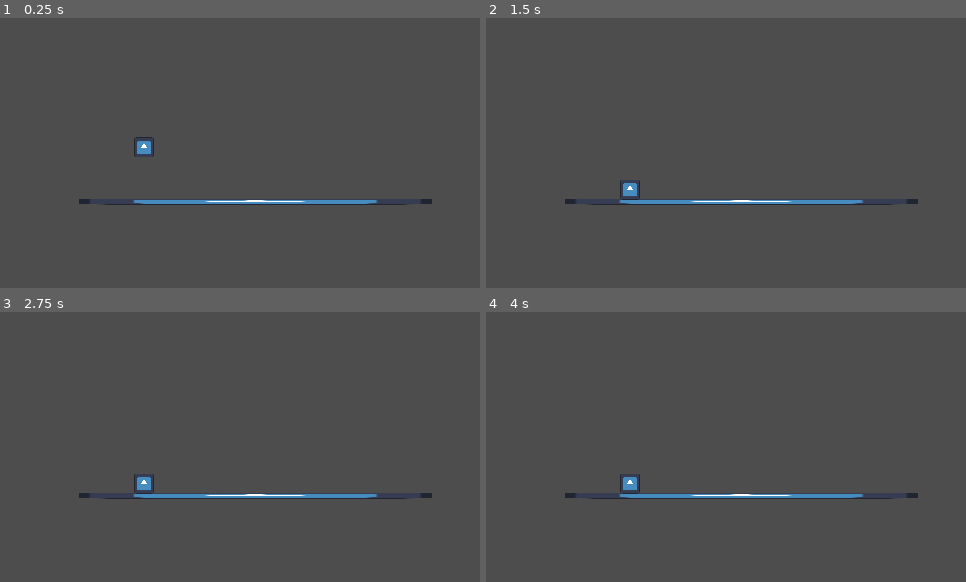
Above: before the commit, frames 1-4 (two rows, left to right).
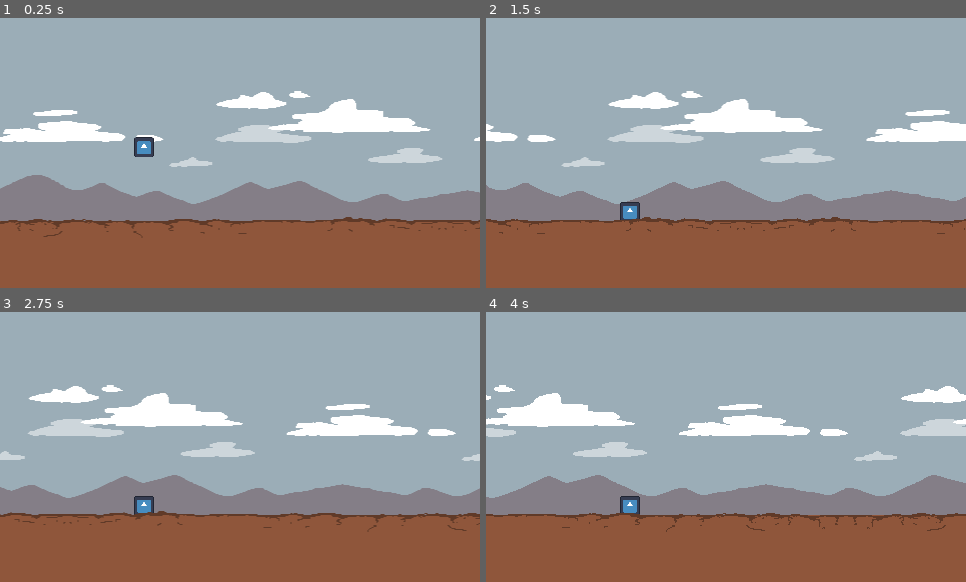
Above: after the commit, the same moments.

Repository: Xeredar/beatroot
Game: Godot game, scene res://scenes/test_konstantin.tscn
Two runs of this game, one before a commit and one after it. Both use one fixed random seed, a clock stepped at 60 frames per second and the inputs below. The engine's default icon, where the game draws it, is replaced by a stand-in: a white triangle on a blue panel in a dark square.
Inputs:
- Up to frame 1 (0.25 s): no input
- Up to frame 2 (1.5 s): tap Space (jump) at 0.77 s
- Up to frame 3 (2.75 s): tap Space (jump) at 1.52 s
- Up to frame 4 (4 s): tap Space (jump) at 3.02, 3.77 s

The runs differ from the first frame. In frame 1, 100% of the frame differs, in the area x 0-100%, y 0-100%; in frame 2, 100%; in frame 3, 100%; in frame 4, 100%.

Commit message:
Added parallax scrolling background.

Diff:
--- a/scenes/test_konstantin.tscn
+++ b/scenes/test_konstantin.tscn
@@ -1,11 +1,15 @@
-[gd_scene load_steps=5 format=3 uid="uid://dcff5l07jxmj3"]
+[gd_scene load_steps=9 format=3 uid="uid://dcff5l07jxmj3"]
 
 [ext_resource type="Script" path="res://scripts/BeatManager.gd" id="1_7buj0"]
 [ext_resource type="PackedScene" uid="uid://bsos3ann0bf4" path="res://scenes/character.tscn" id="1_thqwu"]
-[ext_resource type="Texture2D" uid="uid://df4xmgiiewxj6" path="res://sprites/icon.svg" id="2_twb3h"]
+[ext_resource type="Script" path="res://scripts/BackgroundManager.gd" id="3_aacal"]
+[ext_resource type="Texture2D" uid="uid://cjdxj2eijswv6" path="res://sprites/bg_2.png" id="3_msku1"]
+[ext_resource type="Texture2D" uid="uid://dmegxsdbna7qm" path="res://sprites/bg_1.png" id="4_tmjkv"]
+[ext_resource type="Texture2D" uid="uid://dbyywh6oaan2x" path="res://sprites/fg_0.png" id="5_0db3q"]
+[ext_resource type="Texture2D" uid="uid://doc8phuvpvuj" path="res://sprites/bg_0.png" id="5_2c62w"]
 
 [sub_resource type="RectangleShape2D" id="RectangleShape2D_r27ya"]
-size = Vector2(354, 5)
+size = Vector2(480, 64)
 
 [node name="Node2D" type="Node2D"]
 
@@ -13,16 +17,44 @@
 position = Vector2(255.723, 184.083)
 freeze = true
 
-[node name="CollisionShape2D" type="CollisionShape2D" parent="RigidBody2D"]
+[node name="GroundCollider" type="CollisionShape2D" parent="RigidBody2D"]
+position = Vector2(2.08165e-12, 52)
 shape = SubResource("RectangleShape2D_r27ya")
-
-[node name="Sprite2D" type="Sprite2D" parent="RigidBody2D"]
-position = Vector2(-0.500019, -0.5)
-scale = Vector2(2.75781, 0.046875)
-texture = ExtResource("2_twb3h")
 
 [node name="Character" parent="." instance=ExtResource("1_thqwu")]
 position = Vector2(144, 96)
 
 [node name="BeatManager" type="Node2D" parent="."]
 script = ExtResource("1_7buj0")
+
+[node name="Background" type="Node2D" parent="."]
+script = ExtResource("3_aacal")
+
+[node name="Foreground" type="Sprite2D" parent="Background"]
+z_index = 1
+texture_repeat = 3
+texture = ExtResource("5_0db3q")
+centered = false
+region_enabled = true
+region_rect = Rect2(2.08165e-12, 2.08165e-12, 1440, 270)
+
+[node name="Background_2" type="Sprite2D" parent="Background"]
+z_index = -1
+texture_repeat = 2
+texture = ExtResource("3_msku1")
+centered = false
+region_enabled = true
+region_rect = Rect2(2.08165e-12, 2.08165e-12, 1440, 270)
+
+[node name="Background_1" type="Sprite2D" parent="Background"]
+z_index = -2
+texture_repeat = 3
+texture = ExtResource("4_tmjkv")
+centered = false
+region_enabled = true
+region_rect = Rect2(2.08165e-12, 2.08165e-12, 1440, 270)
+
+[node name="Background_0" type="Sprite2D" parent="Background"]
+z_index = -3
+texture = ExtResource("5_2c62w")
+centered = false
--- /dev/null
+++ b/scripts/BackgroundManager.gd
@@ -0,0 +1,19 @@
+extends Node2D
+
+var speed : float = 150.0
+
+# Called when the node enters the scene tree for the first time.
+func _ready():
+	pass # Replace with function body.
+
+
+# Called every frame. 'delta' is the elapsed time since the previous frame.
+func _process(delta):
+	var index = 1
+	for child in get_children():
+		if index >= get_child_count():
+			break
+		child.position.x -= 150.0 * delta * 1.0 / index
+		if child.position.x <= -960.0:
+			child.position.x += 960.0
+		index += 1
--- a/scripts/Beat.gd
+++ b/scripts/Beat.gd
@@ -4,6 +4,7 @@
 
 # Called when the node enters the scene tree for the first time.
 func _ready():
+	z_index = 2
 	scale = Vector2(1.0, 1.0)
 
 
--- a/scripts/BeatManager.gd
+++ b/scripts/BeatManager.gd
@@ -21,7 +21,7 @@
 	beats.push_back(beatSprite)
 	add_child(beatSprite)
 	var windowSize = get_viewport().size
-	beatSprite.position = Vector2(beatPosition, windowSize.y * 0.5)
+	beatSprite.position = Vector2(beatPosition, 195.0)
 	beatSprite.speed = speed
 
 
Binary file added: sprites/bg_0.png
Not shown, added: sprites/bg_0.png.import
Binary file added: sprites/bg_1.png
Not shown, added: sprites/bg_1.png.import
Binary file added: sprites/bg_2.png
Not shown, added: sprites/bg_2.png.import
Binary file added: sprites/fg_0.png
Not shown, added: sprites/fg_0.png.import
